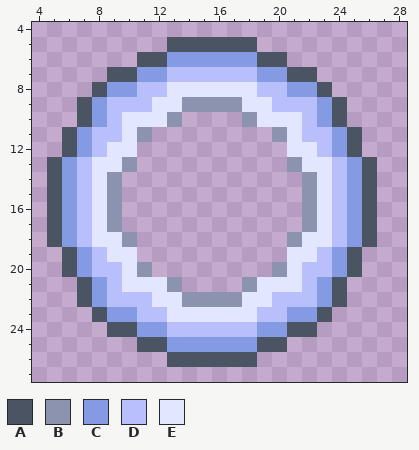
Pixel-art file -- src/assets/enemies/firering/firering.aseprite. Above: the version before the commit.
32x32 pixels, 1 frame. Shown: x 4..28, y 4..27.
Visible layers, top first: "Layer 3", "Layer 2", "Layer 1".
Palette (. is transparent): A #4a5462  B #8b93af  C #849be4  D #b9bffb  E #e3e6ff
Pixels before, first column x 5:
 5 ........AAAAAA........
 6 ......AACCCCCCAA......
 7 ....AACCDDDDDDCCAA....
 8 ...ACCDDEEEEEEDDCCA...
 9 ..ACDDDEEBBBBEEDDDCA..
10 ..ACDEEEB....BEEEDCA..
11 .ACDDEB........BEDDCA.
12 .ACDEE..........EEDCA.
13 ACDEEB..........BEEDCA
14 ACDEB............BEDCA
15 ACDEB............BEDCA
16 ACDEB............BEDCA
17 ACDEB............BEDCA
18 ACDEEB..........BEEDCA
19 .ACDEE..........EEDCA.
20 .ACDDEB........BEDDCA.
21 ..ACDEEEB....BEEEDCA..
22 ..ACDDDEEBBBBEEDDDCA..
23 ...ACCDDEEEEEEDDCCA...
24 ....AACCDDDDDDCCAA....
25 ......AACCCCCCAA......
26 ........AAAAAA........
Now the later version:
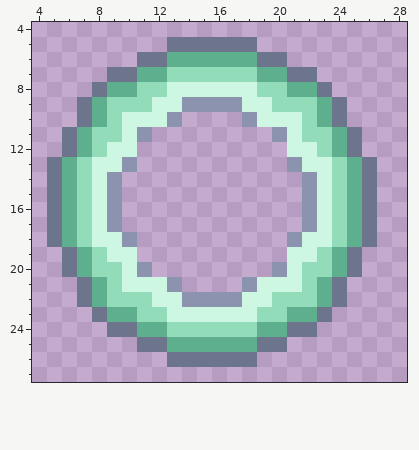
Changes in this commit:
Colour A changes from #4a5462 to #6d758d.
Colour C changes from #849be4 to #5daf8d.
Colour D changes from #b9bffb to #92dcba.
Colour E changes from #e3e6ff to #cdf7e2.
Boxes around the changes in both pictures, in picture pixels (x1, y1, x2, y2):
changed: (47, 37, 377, 367)
